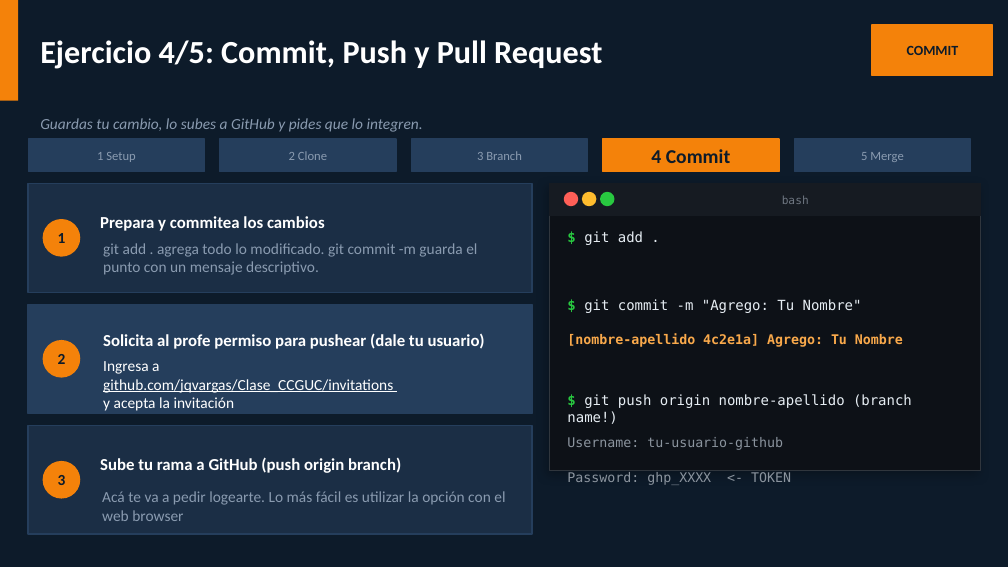
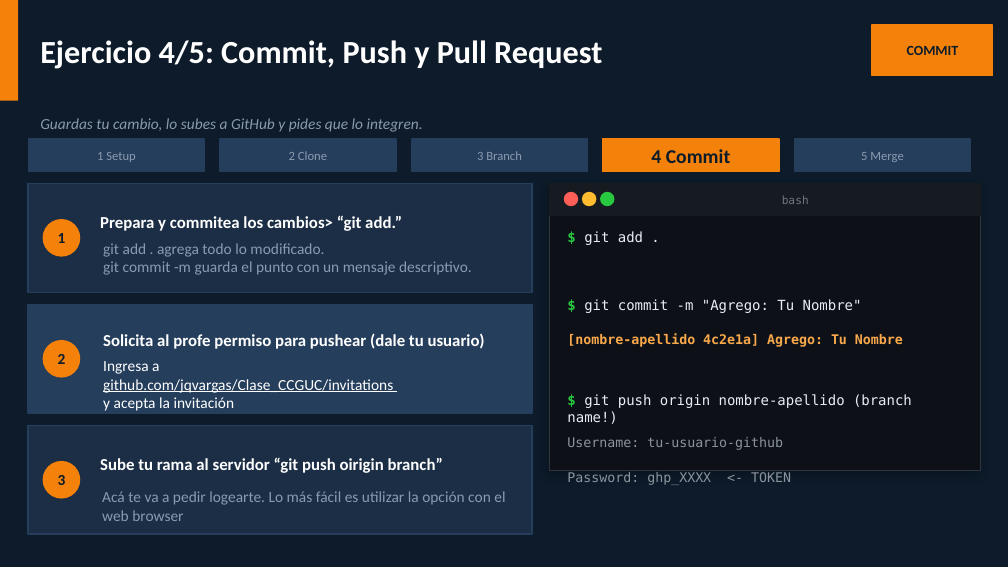
Before and after one commit to jqvargas/Clase_CCGUC, a slide deck: slide 13 of github_clase_CCGUC.pptx. Drawn at 1008x567 pixels with LibreOffice and Linux fonts; fonts in the diff are those of the drawing. Boxes give left, top, right and bottom in pixels: in the first picture for what was removed or moved away, otherwise in the second. Text is boxed around its words. In the diff, an @@ line names an element or a change of style, - is before the commit and + after.

```diff
--- a/github_clase_CCGUC.pptx
+++ b/github_clase_CCGUC.pptx
@@ text at bbox=[100, 215, 402, 231]: text changed @@
-Prepara y commitea los cambios
+Prepara y commitea los cambios> “git add.”
@@ text at bbox=[103, 243, 472, 275]: text changed @@
-git add . agrega todo lo modificado. git commit -m guarda el punto con un mensaje descriptivo.
+git add . agrega todo lo modificado.
+git commit -m guarda el punto con un mensaje descriptivo.
@@ text at bbox=[100, 457, 443, 473]: text changed @@
-Sube tu rama a GitHub (push origin branch)
+Sube tu rama al servidor “git push oirigin branch”
```
Also in this commit, not shown: 3 other slides changed.
